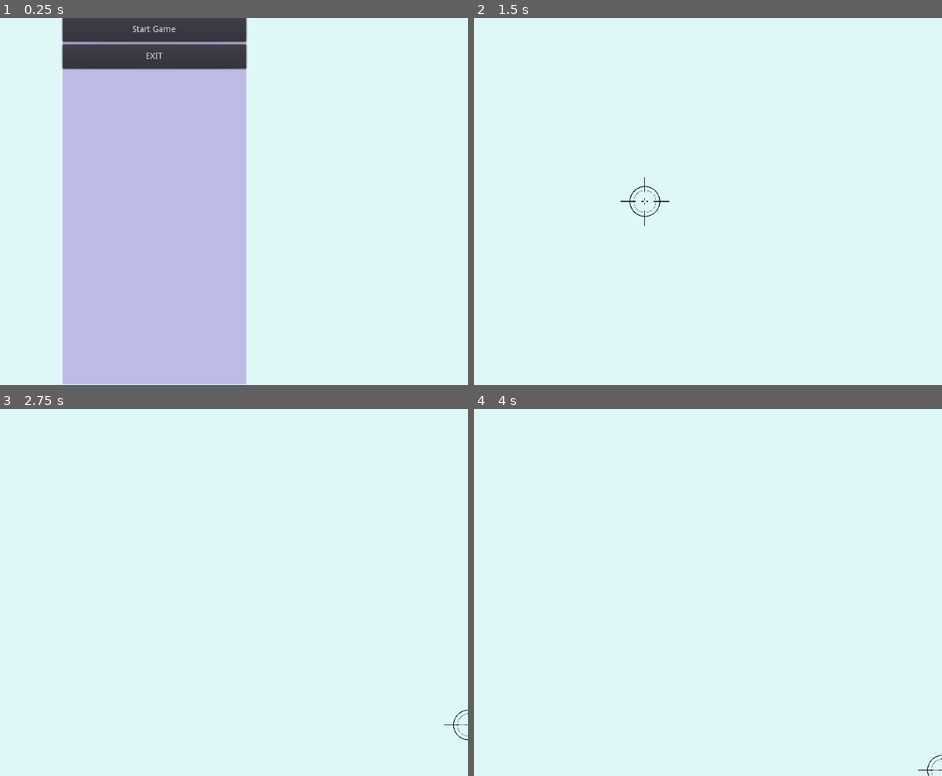
Above: before the commit, frames 1-4 (two rows, left to right).
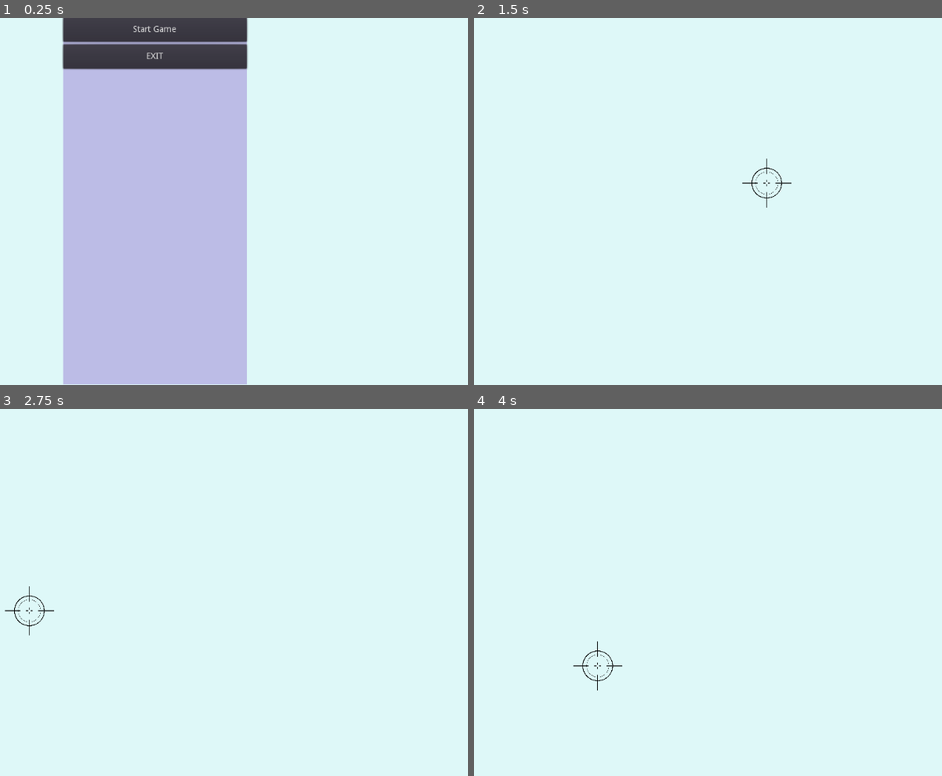
Above: after the commit, the same moments.

Repository: matekagan/covid_nukem
Game: Godot game, scene res://main_menu.tscn
Same seed, same stepped clock (60 frames per second), same inputs: the game is played once before the commit and once after it.
Inputs (mouse positions are in pixels of both pictures, inside the frame that each line leads up to):
- Up to frame 1 (0.25 s): no input
- Up to frame 2 (1.5 s): click "Start Game" at 0.5 s; tap Enter at 1.25 s; move the mouse to (764, 183) at 1.27 s; hold Right (ui_right) from 1.28 s (still down)
- Up to frame 3 (2.75 s): move the mouse to (28, 610) at 2.02 s; release Right (ui_right) at 2.03 s; hold Down (ui_down) from 2.03 s (still down)
- Up to frame 4 (4 s): move the mouse to (689, 511) at 2.77 s; release Down (ui_down) at 2.78 s; hold Right (ui_right) 2.78-3.53 s; tap Space at 3.5 s; move the mouse to (595, 665) at 3.52 s; hold Up (ui_up) from 3.53 s (still down)

The runs differ from the first frame. In frame 1, 0.5% of the frame differs, in the area x 13-53%, y 0-100%; in frame 2, 0.3%; in frame 3, 0.2%; in frame 4, 0.2%.

Commit message:
Change player Input from Keyboard to Mouse

Diff:
--- a/Covid_Nukem/main_menu.gd
+++ b/Covid_Nukem/main_menu.gd
@@ -3,6 +3,7 @@
 var level = preload("res://game.tscn")
 
 func _ready():
+	Input.set_mouse_mode(Input.MOUSE_MODE_VISIBLE)
 	$HBox/MainContainer/VBox/Exit.connect("button_down", self ,"_exit")
 	$HBox/MainContainer/VBox/Start.connect("button_down", self, "_start")
 
--- a/Covid_Nukem/main_menu.tscn
+++ b/Covid_Nukem/main_menu.tscn
@@ -10,7 +10,9 @@
 [node name="HBox" type="HBoxContainer" parent="."]
 anchor_right = 1.0
 anchor_bottom = 1.0
+margin_left = 1.10803
 margin_top = -0.891968
+margin_right = 1.10803
 margin_bottom = -0.891968
 alignment = 1
 
--- a/Covid_Nukem/player.gd
+++ b/Covid_Nukem/player.gd
@@ -12,33 +12,15 @@
 		get_viewport_rect().size.x * 0.5,
 		get_viewport_rect().size.y * 0.5
 	)
+	Input.set_mouse_mode(Input.MOUSE_MODE_HIDDEN)
 
-func _process(delta):
-	if handle_input():
-		velocity -= velocity * 20.0 * delta
-	velocity.x = min( abs(velocity.x), max_speed ) * sign( velocity.x )
-	velocity.y = min( abs(velocity.y), max_speed ) * sign( velocity.y )
-	position += velocity * delta
-	position.y = clamp(position.y, 0, get_viewport_rect().size.y)
-	position.x = clamp(position.x, 0, get_viewport_rect().size.x)
-
-func handle_input():
-	var key_pressed = false
-	if Input.is_action_pressed("ui_cancel"):
+func _input(event):
+	if event is InputEventKey && event.get_scancode() == KEY_ESCAPE:
 		exit()
-	if Input.is_action_pressed("ui_left"):
-		velocity.x -= speed
-		key_pressed = true
-	if Input.is_action_pressed("ui_right"):
-		velocity.x += speed
-		key_pressed = true
-	if Input.is_action_pressed("ui_up"):
-		velocity.y -= speed
-		key_pressed = true
-	if Input.is_action_pressed("ui_down"):
-		velocity.y += speed
-		key_pressed = true
-	return !key_pressed
+		return
+	if event is InputEventMouseMotion:
+		position = event.position
 
 func exit():
-	get_tree().quit()
+	var menu = load('res://main_menu.tscn')
+	get_tree().change_scene_to(menu)
--- a/Covid_Nukem/project.godot
+++ b/Covid_Nukem/project.godot
@@ -24,6 +24,10 @@
 settings/fps/force_fps=60
 settings/stdout/print_fps=true
 
+[display]
+
+window/vsync/use_vsync=false
+
 [rendering]
 
 environment/default_clear_color=Color( 0.87451, 0.976471, 0.976471, 1 )
